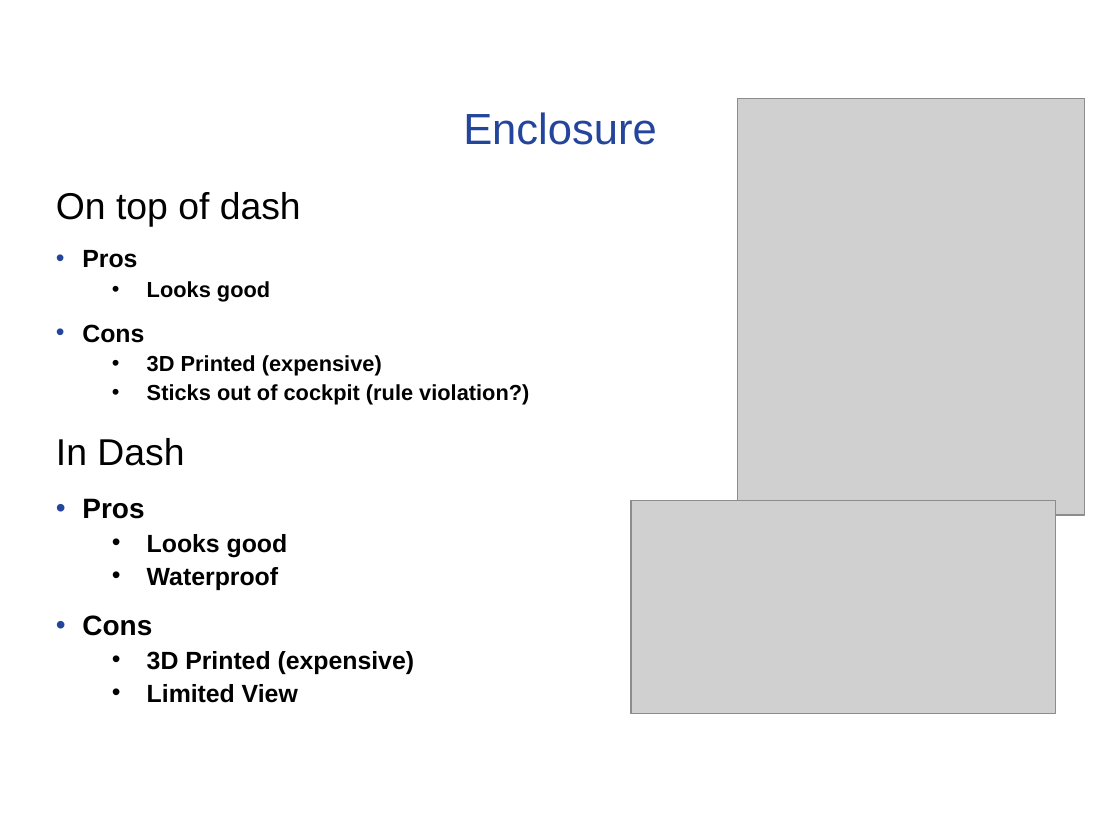
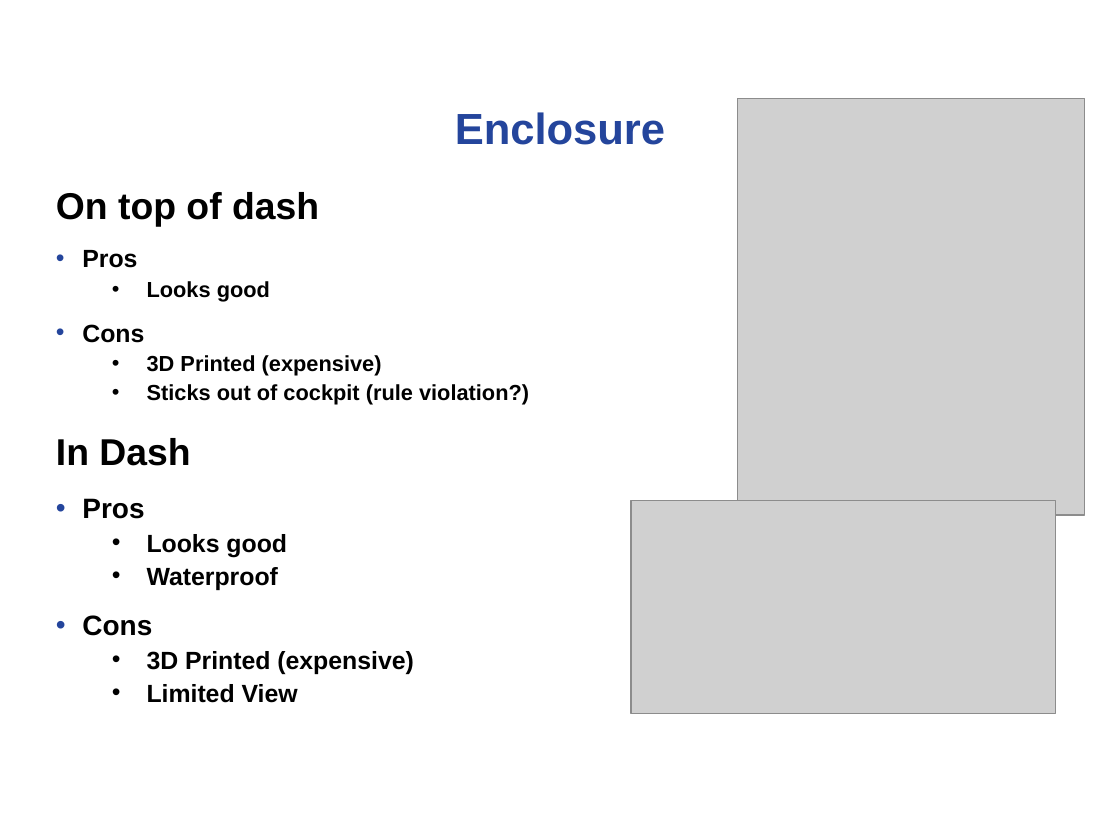
Before and after one commit to noahterickson/DigitalDash, a slide deck: slide 9 of Proposal/Project Proposal.ppt. Drawn at 1120x840 pixels with LibreOffice and Linux fonts; fonts in the diff are those of the drawing; grey boxes stand for pictures; background and template pictures are left out. Boxes give left, top, right and bottom in pixels: in the first picture for what was removed or moved away, otherwise in the second. Text is boxed around its words. In the diff, an @@ line names an element or a change of style, - is before the commit and + after.

```diff
--- a/Proposal/Project Proposal.ppt
+++ b/Proposal/Project Proposal.ppt
@@ text "Enclosure" at bbox=[455, 112, 665, 145]: bold on @@
@@ text "On top of dash" at bbox=[56, 192, 529, 674]: bold on in "On top of dash", "In Dash" @@
```
Also in this commit, not shown: 9 other slides changed, 2 slides added, 2 slides removed.
